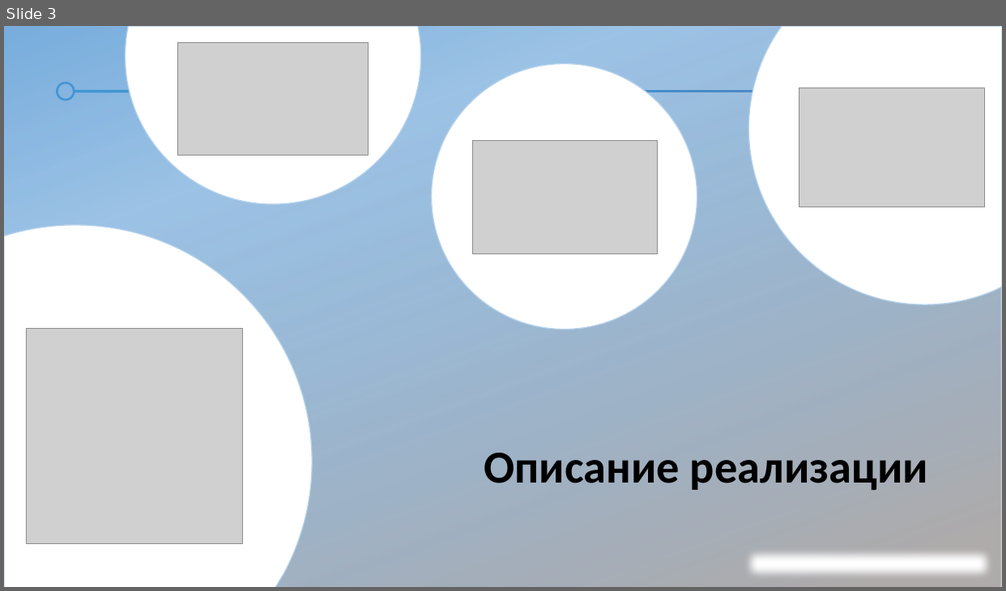
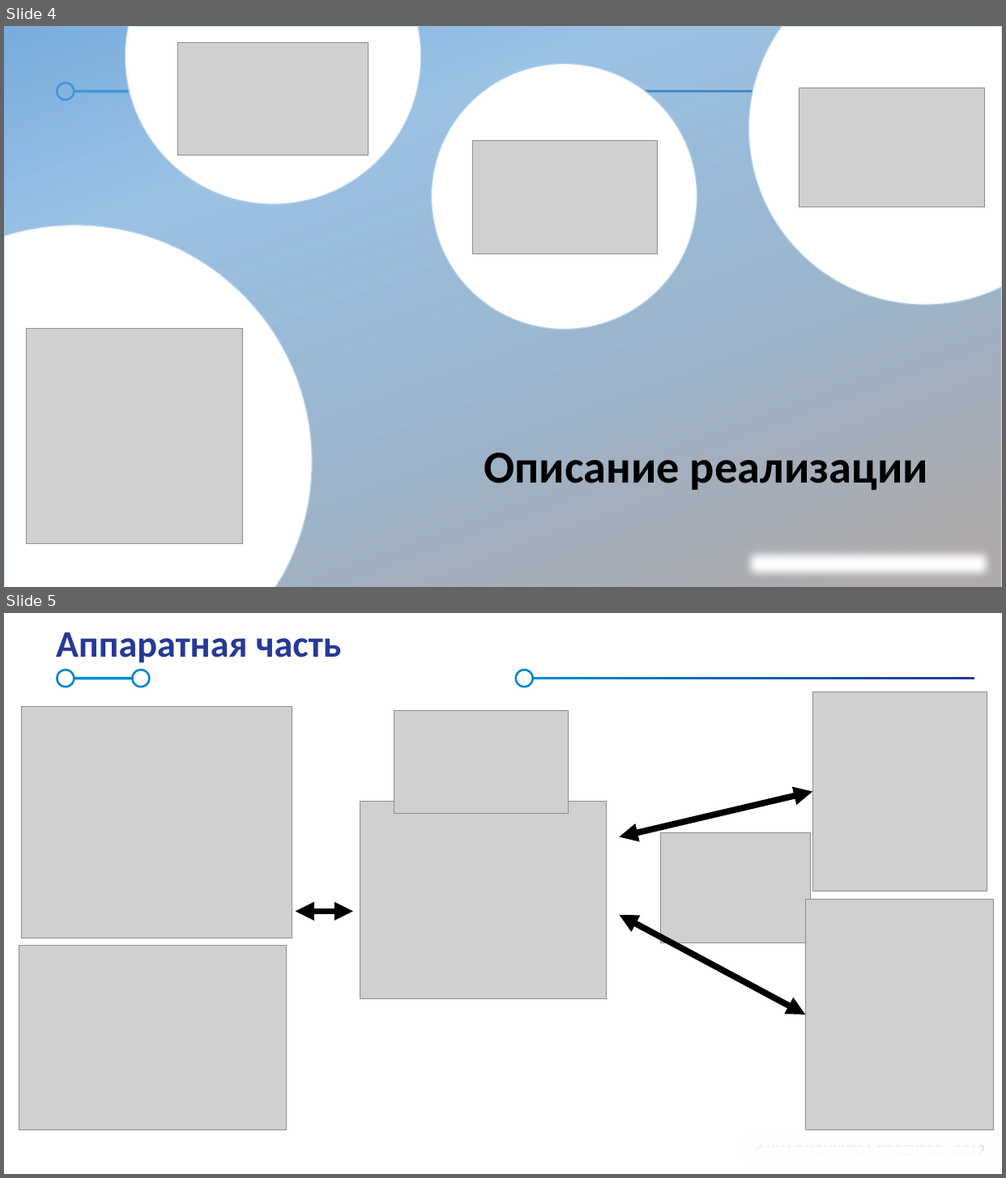
Before and after one commit to hyperapps19/RescuerHelper_presentation, a slide deck: Проект «Помощник спасателя».pptx. Shown one above the other, each under a label of ours: slide 3 before the commit, slides 4 and 5 after it. The pictures are 1006x591 and 1006x1178 pixels, drawn with LibreOffice and Linux fonts; fonts in the diff are those of the drawing; grey boxes stand for pictures; background and template pictures are left out. Boxes give left, top, right and bottom in pixels: in the first picture for what was removed or moved away, otherwise in the second. Text is boxed around its words. In the diff, an @@ line names an element or a change of style, - is before the commit and + after.

```diff
--- a/Проект «Помощник спасателя».pptx
+++ b/Проект «Помощник спасателя».pptx
@@ slide 5 added at (x1=4, y1=613, x2=1002, y2=1174), background #FFFFFF; not listed: 7 template elements that a slide beside it also shows @@
@@ title added at (x1=56, y1=632, x2=341, y2=663), 36 pt, text #263996, bold @@
+Аппаратная часть
@@ picture added at (x1=22, y1=707, x2=292, y2=938) @@
@@ picture added at (x1=812, y1=692, x2=987, y2=892) @@
@@ picture added at (x1=394, y1=710, x2=569, y2=814) @@
@@ picture added at (x1=360, y1=802, x2=607, y2=999) @@
@@ double arrow added from (620, 837) to (812, 792), #000000 6 pt @@
@@ picture added at (x1=661, y1=833, x2=811, y2=943) @@
@@ picture added at (x1=806, y1=900, x2=994, y2=1131) @@
@@ double arrow added from (296, 912) to (353, 912), #000000 6 pt @@
@@ double arrow added from (620, 914) to (806, 1015), #000000 6 pt @@
@@ picture added at (x1=19, y1=946, x2=286, y2=1131) @@
@@ rectangle added at (x1=739, y1=1131, x2=999, y2=1172), fill #FFFFFF, outline #FFFFFF 1 pt @@
@@ what was slide 3 is now slide 4 @@
```
Also in this commit, not shown: 1 slide changed, 4 other slides added, 2 slides removed, 1 other file.
